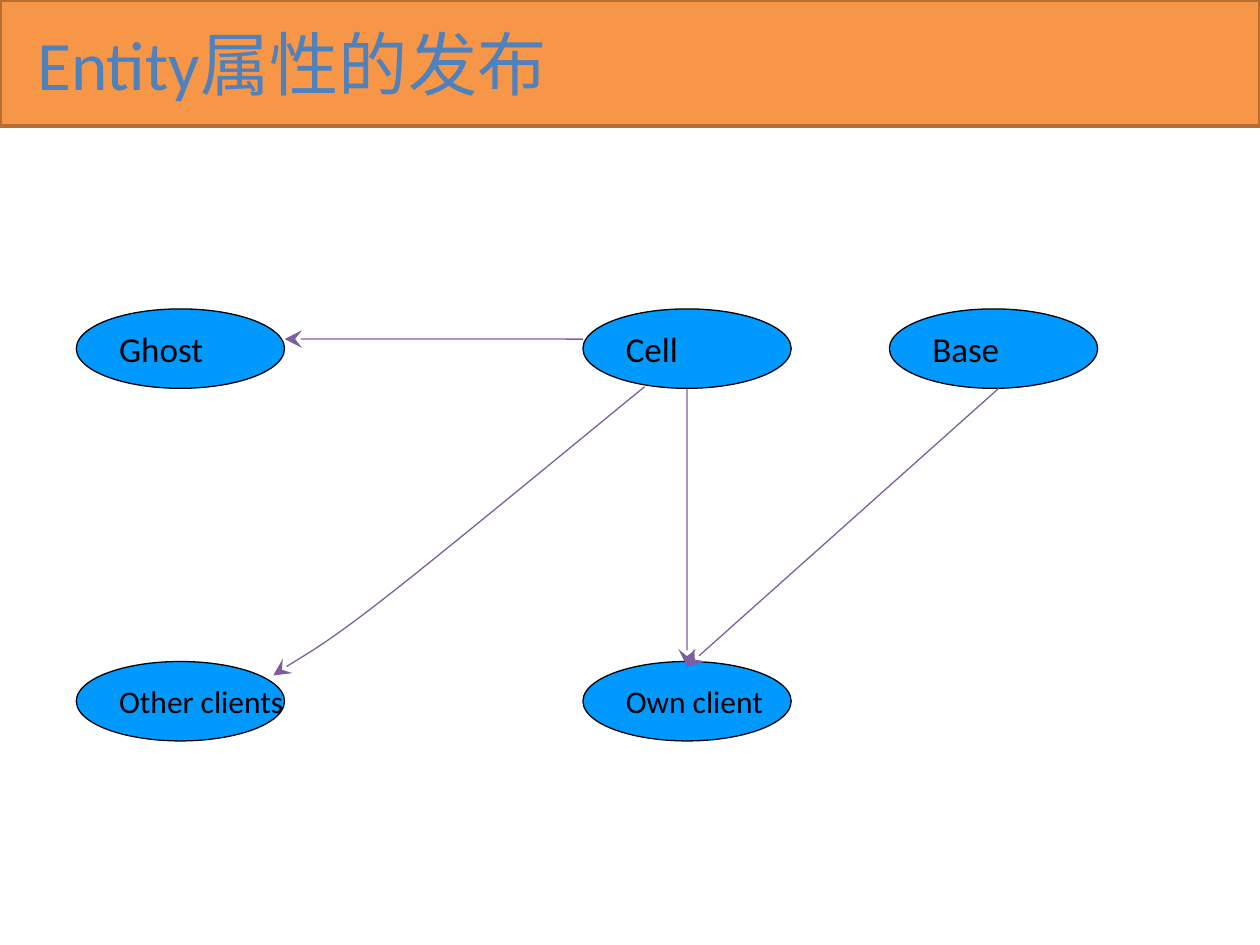
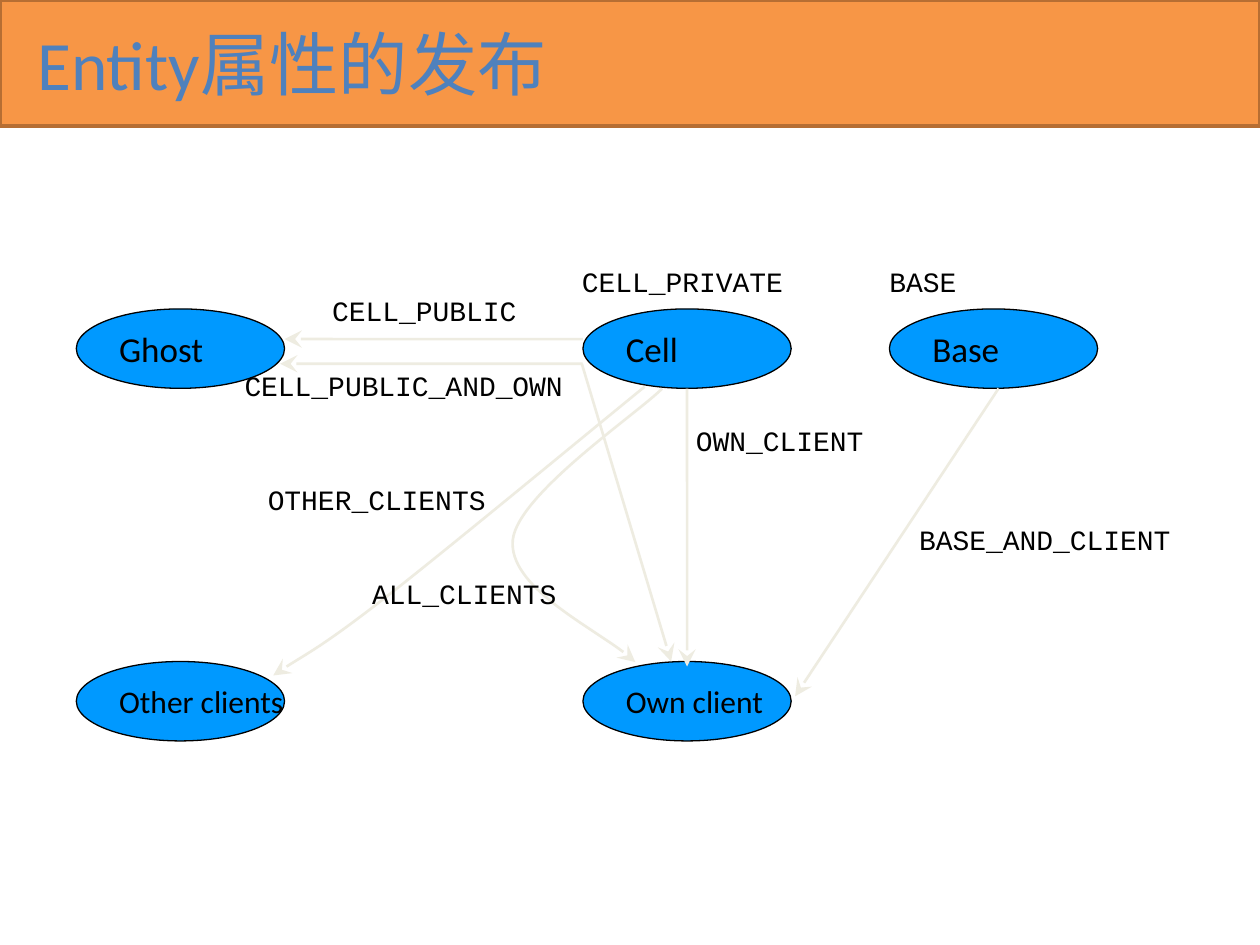
Before and after one commit to kbengine/kbengine_docs, a slide deck: slide 49 of KBEngine技术预览.pptx (slide 47 before the commit). Drawn at 1260x945 pixels with LibreOffice and Linux fonts; fonts in the diff are those of the drawing. Boxes give left, top, right and bottom in pixels: in the first picture for what was removed or moved away, otherwise in the second. Text is boxed around its words. In the diff, an @@ line names an element or a change of style, - is before the commit and + after.

Commit message:
up

```diff
--- a/KBEngine技术预览.pptx
+++ b/KBEngine技术预览.pptx
@@ text added at [582,273,783,295], 16 pt, text #000000 @@
+CELL_PRIVATE
@@ text added at [889,273,956,293], 16 pt, text #000000 @@
+BASE
@@ text added at [332,302,516,324], 16 pt, text #000000 @@
+CELL_PUBLIC
@@ arrow (285, 339) - (583, 339): stroke #7D60A0 0.75 pt to #EEECE1 1.5 pt @@
@@ text added at [245,377,563,399], 16 pt, text #000000 @@
+CELL_PUBLIC_AND_OWN
@@ freeform shape at [273,387,645,675]: outline #7D60A0 0.75 pt to #EEECE1 1.5 pt @@
@@ arrow added from (582, 364) to (280, 364), #EEECE1 1.5 pt @@
@@ freeform shape added at [508,389,662,663], outline #EEECE1 1.5 pt @@
@@ arrow added from (582, 364) to (672, 662), #EEECE1 1.5 pt @@
@@ arrow (687, 389) - (687, 667): stroke #7D60A0 0.75 pt to #EEECE1 1.5 pt @@
@@ arrow moved from (999, 388) - (687, 667) to (999, 388) - (795, 697) @@
@@ arrow (999, 388) - (795, 697): stroke #7D60A0 0.75 pt to #EEECE1 1.5 pt @@
@@ text added at [696,432,863,454], 16 pt, text #000000 @@
+OWN_CLIENT
@@ text added at [268,491,486,513], 16 pt, text #000000 @@
+OTHER_CLIENTS
@@ text added at [919,531,1170,553], 16 pt, text #000000 @@
+BASE_AND_CLIENT
@@ text added at [372,585,556,607], 16 pt, text #000000 @@
+ALL_CLIENTS
```
Also in this commit, not shown: 4 other slides changed, 17 slides added.
